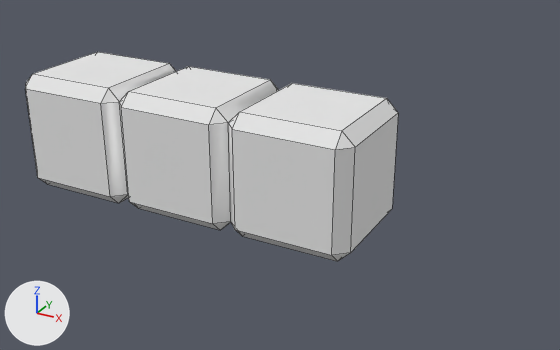
One commit to the OBJ model resources/models/gerade.obj: the scene before it, then after it.
Before and after are seen from a 50 mm lens placed at (-0.073, -2.416, 2.981), pointed at (-1.411, 0.017, 1.764). The lights are fixed; the arrows at lower left show +X, +Y and +Z. Mesh edges are drawn as thin lines. Where no turn or scale is listed for an object, it has been applied to the vertices. Vertices at the same position are counted once.

Names of what the first picture shows: 'gerade'.
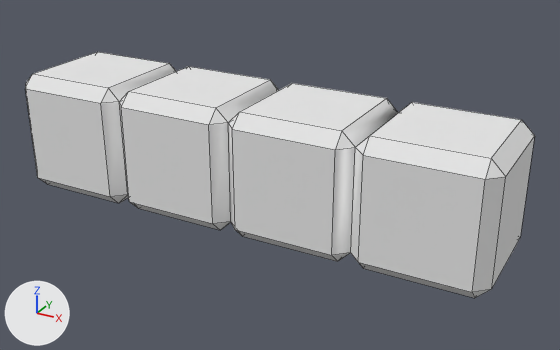
The newer file is also rescaled (x0.995), turned or shifted as a whole; pictures and numbers use the older file's frame.

Where the change shows, as pixel boxes [x1, y1, x2, y2] in the pictures (560 x 350 px):
'gerade', reshaped (37% wider, 18% taller): before [25, 52, 398, 261]; after [25, 52, 535, 298]
part 1 of me_gerade, added: after [351, 102, 535, 298]

What the commit changed:
me_gerade is used by ob_gerade; location (0.0, 0.0, 0.0).
me_gerade had 64 vertices, 76 faces and spanned x -2.498..-1.009, y -0.248..0.248, z 1.585..2.082.
me_gerade now has 84 vertices, 101 faces and spans x -2.498..-0.512, y -0.248..0.248, z 1.585..2.082.
Part 1, on me_gerade:
12 vertices are added at x -0.959..-0.512, y -0.248..0.248, z 1.585..2.082.
8 new vertices lie (0.397, 0.0, 0.0) away from vertices in x -0.959, y -0.248..0.248, z 1.585..2.082.
25 new faces join them.
